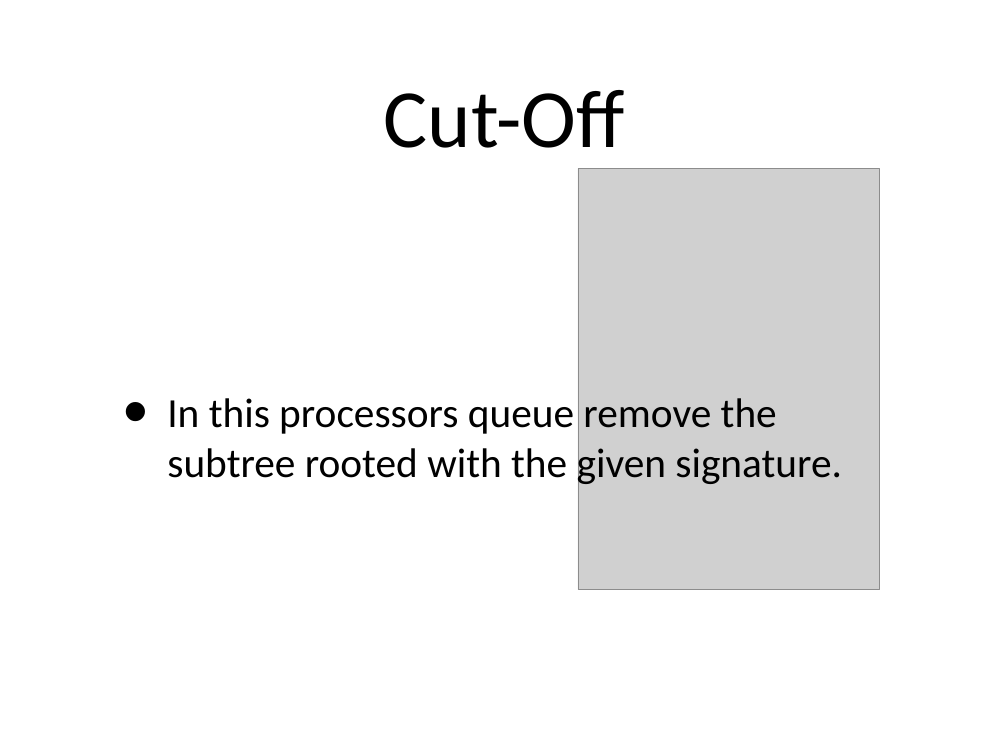
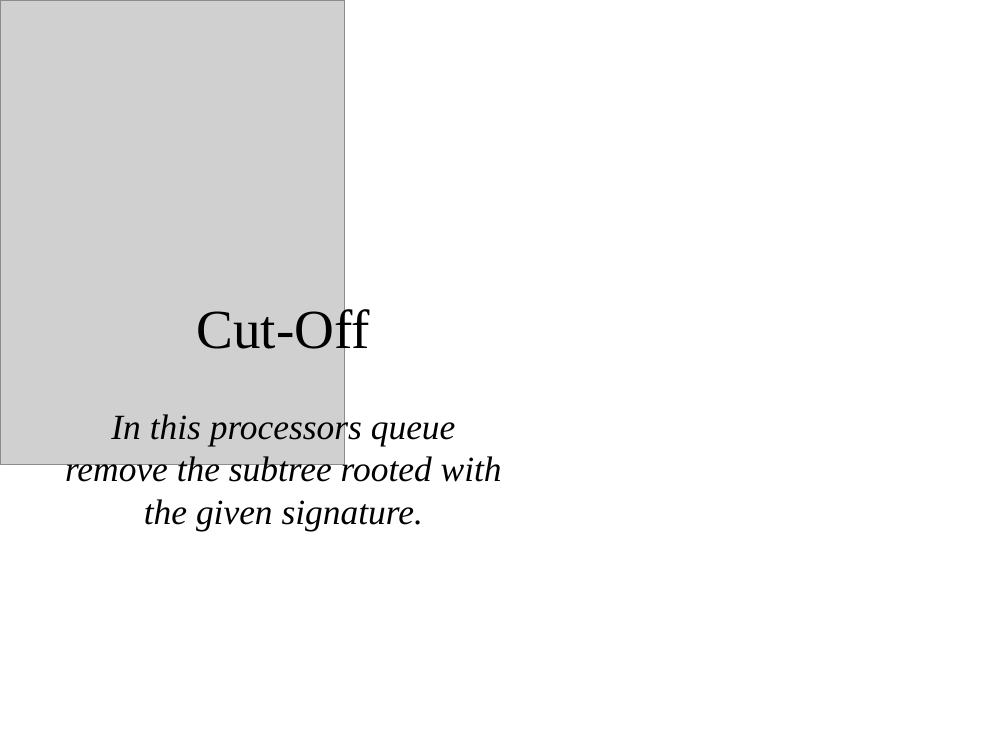
Before and after one commit to amod0017/rit-othello, a slide deck: slide 19 of Othello/other/Othello-Presentation-2.ppt. Drawn at 1008x756 pixels with LibreOffice and Linux fonts; fonts in the diff are those of the drawing; grey boxes stand for pictures; background and template pictures are left out. Boxes give left, top, right and bottom in pixels: in the first picture for what was removed or moved away, otherwise in the second. Text is boxed around its words. In the diff, an @@ line names an element or a change of style, - is before the commit and + after.

Commit message:
- Merged Presentations - Added Styling (I still have the original if it looks weird on a PPT)

```diff
--- a/Othello/other/Othello-Presentation-2.ppt
+++ b/Othello/other/Othello-Presentation-2.ppt
@@ picture: place and size @@
-picture at box(578, 169, 879, 590)
+picture at box(0, 0, 345, 465)
@@ title "Cut-Off": place and size @@
-title "Cut-Off" at box(384, 90, 625, 148)
+title "Cut-Off" at box(197, 305, 370, 358)
@@ title "Cut-Off" at box(197, 305, 370, 358): size 84 to 56 pt, font Calibri to Times New Roman; vertical alignment middle to bottom @@
@@ text "In this processors queue remove ...": place and size @@
-text "In this processors queue remove ..." at box(167, 398, 842, 487)
+text "In this processors queue remove ..." at box(65, 411, 502, 531)
@@ text "In this processors queue remove ..." at box(65, 411, 502, 531): size 42 to 36 pt, font Calibri to Times New Roman, italic on; alignment left to centre; bullet • to none; less space between paragraphs; vertical alignment middle to top @@
```
Also in this commit, not shown: 30 other slides changed, 8 slides added, 5 slides removed.
